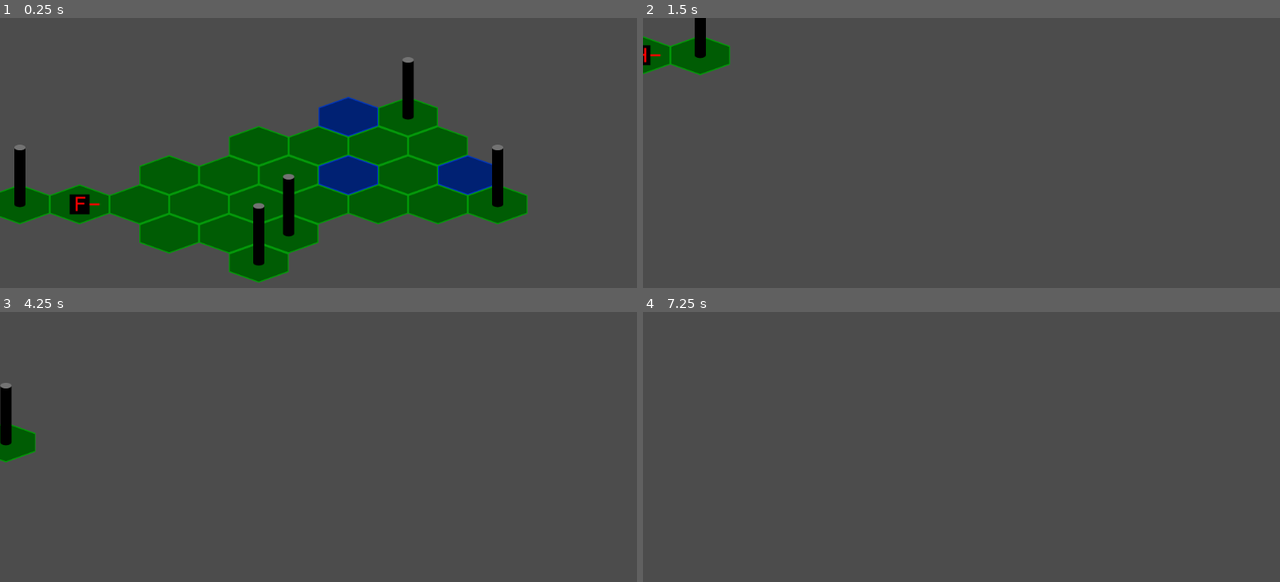
Above: before the commit, frames 1-4 (two rows, left to right).
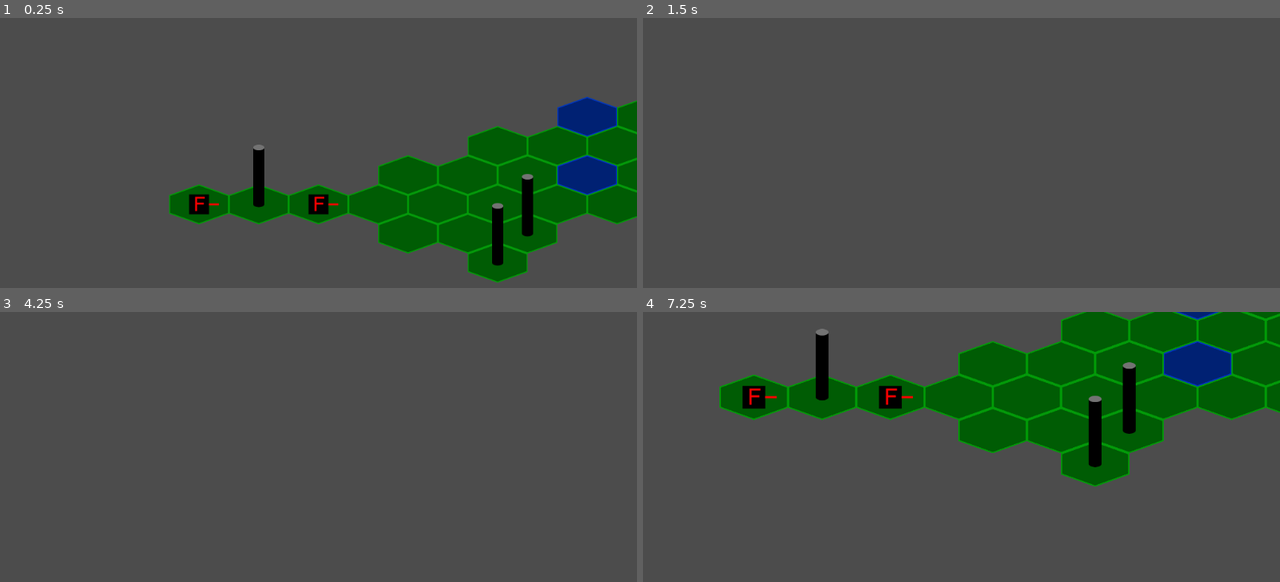
Above: after the commit, the same moments.

Repository: fat-beaver/hedgehog
Game: Godot game, scene res://battle.tscn
Two runs of this game, one before a commit and one after it. Both use one fixed random seed, a clock stepped at 60 frames per second and the inputs below.
Inputs (mouse positions are in pixels of both pictures, inside the frame that each line leads up to):
- Up to frame 1 (0.25 s): no input
- Up to frame 2 (1.5 s): tap Enter at 0.5 s; move the mouse to (1101, 185) at 0.52 s; hold Right (move_right) 0.53-1.28 s; tap Backspace (end_turn) at 0.6 s; move the mouse to (834, 223) at 1.27 s; hold Down (move_down) from 1.28 s (still down); click (834, 223) at 1.35 s
- Up to frame 3 (4.25 s): tap Space at 2, 3.5 s; move the mouse to (382, 417) at 2.02 s; release Down (move_down) at 2.03 s; hold Right (move_right) 2.03-2.78 s; right-click (382, 417) at 2.1 s; tap Enter at 2.75 s; move the mouse to (286, 573) at 2.77 s; hold Up (move_up) 2.78-3.53 s; tap Mouse wheel up (zoom_in) at 2.85 s; move the mouse to (509, 555) at 3.52 s; hold Left (move_left) from 3.53 s (still down); tap Mouse wheel down (zoom_out) at 3.6 s
- Up to frame 4 (7.25 s): move the mouse to (770, 441) at 4.27 s; tap Backspace (end_turn) at 4.35 s; move the mouse to (993, 498) at 5.02 s; release Left (move_left) at 5.03 s; hold Down (move_down) 5.03-5.78 s; click (993, 498) at 5.1 s; tap Enter at 5.75 s; move the mouse to (865, 406) at 5.77 s; hold Right (move_right) 5.78-6.53 s; right-click (865, 406) at 5.85 s; tap Space at 6.5 s; move the mouse to (1101, 479) at 6.52 s; hold Up (move_up) from 6.53 s (still down); tap Mouse wheel up (zoom_in) at 6.6 s

The runs differ from the first frame. In frame 1, 33% of the frame differs, in the area x 0-100%, y 14-98%; in frame 2, 1.6%; in frame 3, 0.9%; in frame 4, 27%.

Commit message:
Made some of the functions in Map and Hex static and updated visibility checking to use these new functions. Updated the camera to make it centre on the active critter at the beginning of a turn.

Diff:
--- a/Battle.gd
+++ b/Battle.gd
@@ -34,19 +34,18 @@
 	add_child(path)
 	add_child(teams[Critter.FERRET])
 	add_child(teams[Critter.HEDGEHOG])
-	_set_up_camera()
 	Critter.new(Critter.FERRET, map.get_hex_at_coords(ferret_one_coords), default_unit_direction, default_time_units, teams[Critter.FERRET])
 	Critter.new(Critter.FERRET, map.get_hex_at_coords(ferret_two_coords), default_unit_direction, default_time_units, teams[Critter.FERRET])
 	Critter.new(Critter.HEDGEHOG, map.get_hex_at_coords(hedgehog_coords), default_unit_direction, default_time_units, teams[Critter.HEDGEHOG])
 	find_team_visibility(current_team)
+	_set_up_camera()
 
 func _set_up_camera():
 	add_child(camera)
 	#set the camera as the current one so it is actually used
 	camera.current = true
-	#centre the camera on hex (0,0)
-	camera.set_global_position(map.get_hex_at_coords(Vector2(0, 0)).get_centre_point())
 	camera.zoom = Vector2(default_zoom_level, default_zoom_level)
+	camera.set_global_position(current_team.get_current_critter().get_location().get_centre_point())
 
 func _process(delta):
 	var movement_vector: Vector2 = Input.get_vector("move_left", "move_right", "move_up", "move_down")
@@ -124,6 +123,7 @@
 	else:
 		current_team = teams[Critter.FERRET]
 	find_team_visibility(current_team)
+	camera.position = current_team.get_current_critter().get_location().get_centre_point()
 	last_mouse_hex = null
 
 func find_critter_visibility(team: Team):
@@ -152,12 +152,12 @@
 		if map.find_hex_distance(critter.get_location(), hex) == critter.get_view_range():
 			var distance: Vector2 = hex.get_centre_point() - critter.get_location().get_centre_point()
 			#check if the first hex to check is the hex the critter is facing
-			var first_point_check = (distance / critter.get_view_range()) + critter.get_location().get_centre_point() - map.get_hex_at_coords(Vector2(0, 0)).get_centre_point()
+			var first_point_check = (distance / critter.get_view_range()) + critter.get_location().get_centre_point() - Hex.centre_point_of_coords(Vector2(0, 0))
 			var first_hex_check = map.get_hex_at_point(first_point_check)
 			if critter.get_direction() == first_hex_check.get_coords() - critter.get_location().get_coords():
 				for i in range(critter.get_view_range()):
 					#need to adjust for the fact that hex axial(0,0) does not have the centre point point(0,0)
-					var point_to_check = (distance * (i + 1) / critter.get_view_range()) + critter.get_location().get_centre_point() - map.get_hex_at_coords(Vector2(0, 0)).get_centre_point()
+					var point_to_check = (distance * (i + 1) / critter.get_view_range()) + critter.get_location().get_centre_point() - Hex.centre_point_of_coords(Vector2(0, 0))
 					var hex_to_check = map.get_hex_at_point(point_to_check)
 					if !visible_tiles.has(hex_to_check):
 						visible_tiles.append(hex_to_check)
--- a/Hex.gd
+++ b/Hex.gd
@@ -61,9 +61,12 @@
 	return transparent
 
 func get_centre_point() -> Vector2:
+	return centre_point_of_coords(coords)
+
+static func centre_point_of_coords(hex_coords: Vector2) -> Vector2:
 	var point: Vector2 = Vector2()
-	point.x = 192 * coords.x + 96 * coords.y + hex_width / 2.0
-	point.y = 0 * coords.x + 94 * coords.y  + hex_height / 2.0
+	point.x = 192 * hex_coords.x + 96 * hex_coords.y + hex_width / 2.0
+	point.y = 0 * hex_coords.x + 94 * hex_coords.y  + hex_height / 2.0
 	return point
 
 func set_critter(new_critter):
--- a/Map.gd
+++ b/Map.gd
@@ -59,11 +59,11 @@
 		return _hexes[coords]
 	return null
 
-func find_hex_distance(a: Hex, b: Hex) -> int:
+static func find_hex_distance(a: Hex, b: Hex) -> int:
 	var coord_difference = a.get_coords() - b.get_coords()
 	return ((abs(coord_difference.x) + abs(coord_difference.x + coord_difference.y) + abs(coord_difference.y)) / 2) as int
 
-func _hex_coords_of_point(point: Vector2) -> Vector2:
+static func hex_coords_of_point(point: Vector2) -> Vector2:
 	var coords: Vector2 = Vector2()
 	#a slight multiplier to improve detection when far from the origin
 	point.y *= 0.978
@@ -71,7 +71,7 @@
 	coords.y = 0 * point.x + 1.0 / 92.0 * point.y
 	return round_hex_coords(coords)
 
-func round_hex_coords(coords: Vector2) -> Vector2:
+static func round_hex_coords(coords: Vector2) -> Vector2:
 	#round each coord and extract s
 	var q = round(coords.x)
 	var r = round(coords.y)
@@ -90,7 +90,7 @@
 	return Vector2(q, r)
 
 func get_hex_at_point(point: Vector2):
-	return get_hex_at_coords(_hex_coords_of_point(point))
+	return get_hex_at_coords(hex_coords_of_point(point))
 
 func get_turning_costs(initial_direction: Vector2, end_direction: Vector2):
 	if directions_costs.has(initial_direction) and directions_costs[initial_direction].has(end_direction):
